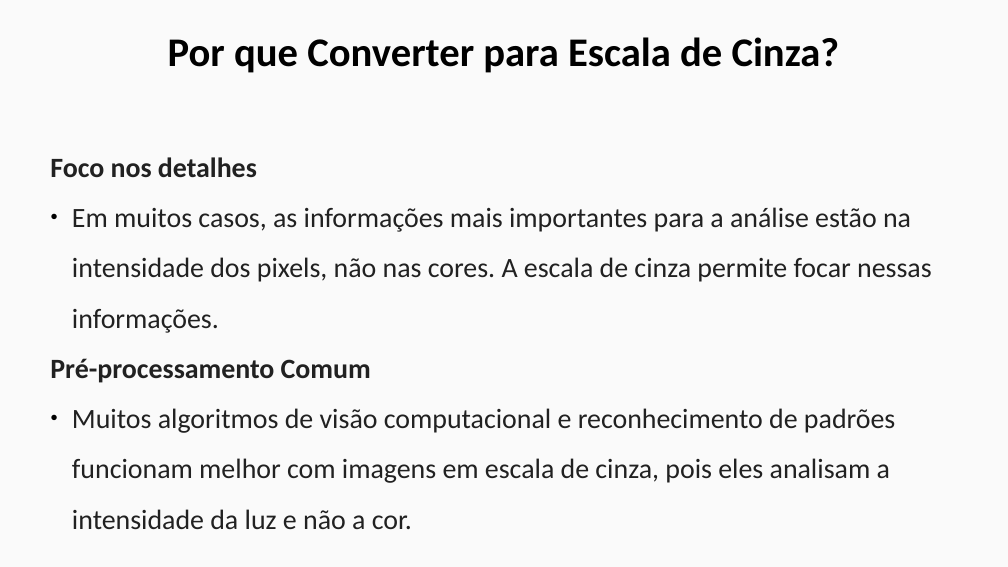
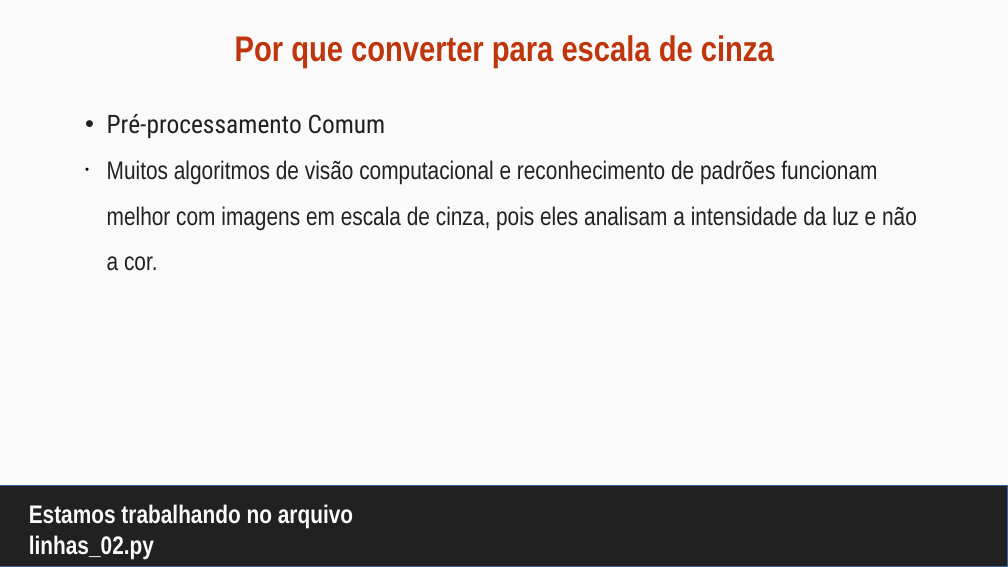
Before and after one commit to maurizioprizzi/finding_lanes, a slide deck: slide 11 of computer_vision_encounter_01.odp (slide 10 before the commit). Drawn at 1008x567 pixels with LibreOffice and Linux fonts; fonts in the diff are those of the drawing. Boxes give left, top, right and bottom in pixels: in the first picture for what was removed or moved away, otherwise in the second. Text is boxed around its words. In the diff, an @@ line names an element or a change of style, - is before the commit and + after.

```diff
--- a/computer_vision_encounter_01.odp
+++ b/computer_vision_encounter_01.odp
@@ title "Por que converter para escala ..." at [235, 35, 774, 68]: vertical alignment top to middle @@
@@ title at [235, 35, 774, 68]: text changed; size 32 to 28 pt; font Calibri to Arial Narrow; text colour #000000 to #BF360C @@
-Por que Converter para Escala de Cinza?
+Por que converter para escala de cinza
@@ subtitle "Pré-processamento Comum": place and size @@
-subtitle "Pré-processamento Comum" at [50, 157, 932, 529]
+subtitle "Pré-processamento Comum" at [107, 114, 917, 271]
@@ subtitle "Pré-processamento Comum" at [107, 114, 917, 271]: size 22 to 20 pt; font Calibri to Roboto Condensed, bold off in "Pré-processamento Comum"; font Calibri to Arial Narrow in "Muitos algoritmos de visão computacional e reconhecimento ..."; bullet none to •; bullet ● to • @@
@@ subtitle at [50, 157, 932, 333]: paragraphs removed @@
-Foco nos detalhes
-● Em muitos casos, as informações mais importantes para a análise estão na intensidade dos pixels, não nas cores. A escala de cinza permite focar nessas informações.
@@ rectangle added at [0, 486, 1008, 567], fill #212121, outline #3465A4 0 pt @@
@@ title added at [29, 504, 353, 560], 20 pt, text #FAFAFA, bold @@
+Estamos trabalhando no arquivo linhas_02.py
```
Also in this commit, not shown: 13 other slides changed, 4 slides added, 4 slides removed, 6 other files.
